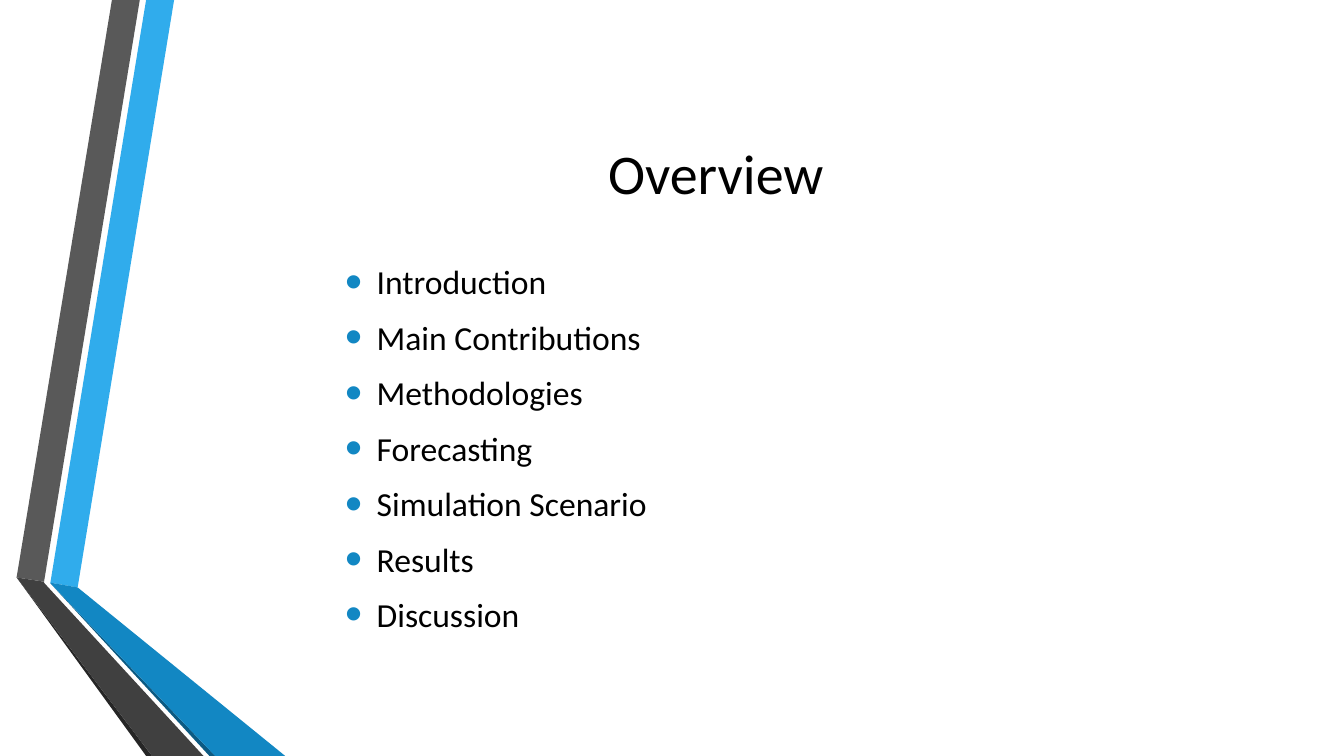
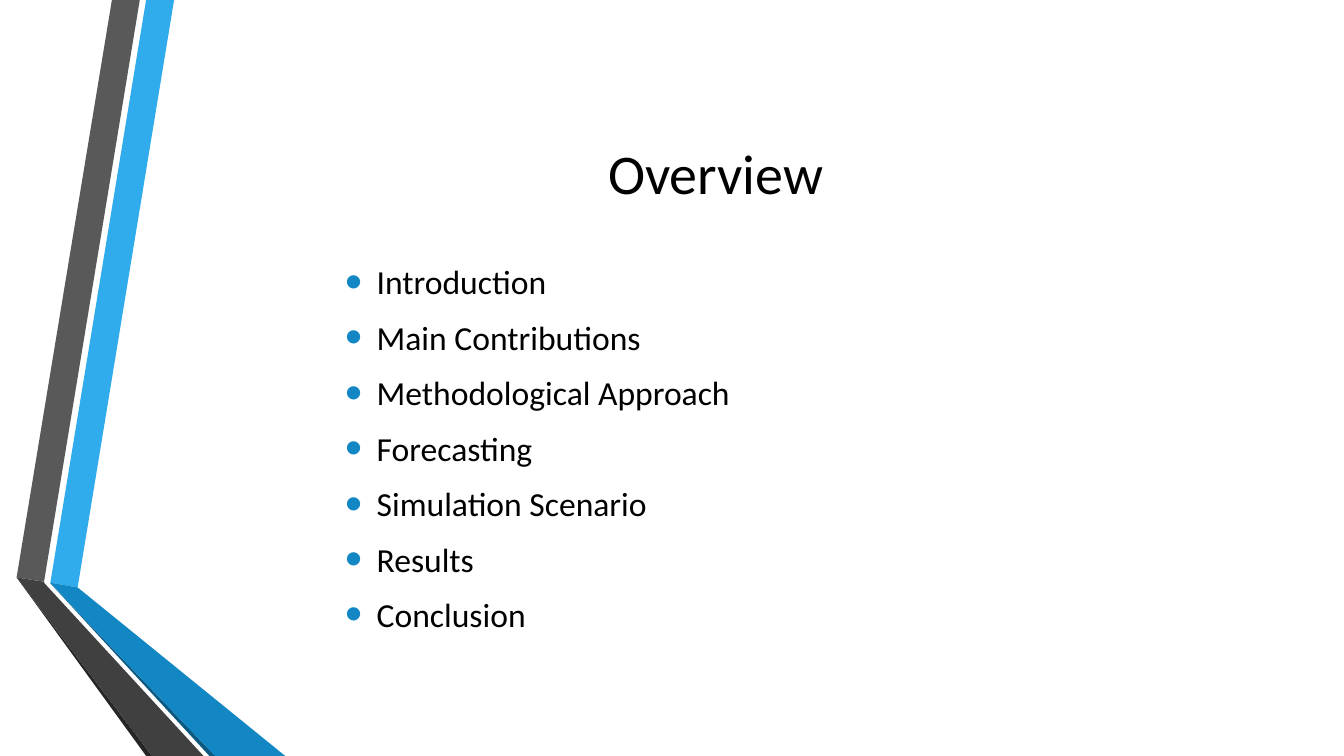
Before and after one commit to and2egg/diploma-thesis, a slide deck: slide 2 of Presentation/Cost aware resource management in distributed cloud data centers.pptx. Drawn at 1344x756 pixels with LibreOffice and Linux fonts; fonts in the diff are those of the drawing; background and template pictures are left out. Boxes give left, top, right and bottom in pixels: in the first picture for what was removed or moved away, otherwise in the second. Text is boxed around its words. In the diff, an @@ line names an element or a change of style, - is before the commit and + after.

```diff
--- a/Presentation/Cost aware resource management in distributed cloud data centers.pptx
+++ b/Presentation/Cost aware resource management in distributed cloud data centers.pptx
@@ text at (x1=377, y1=381, x2=729, y2=411): text changed @@
-• Methodologies
+• Methodological Approach
@@ text at (x1=377, y1=603, x2=526, y2=628): text changed @@
-• Discussion
+• Conclusion
```
Also in this commit, not shown: 24 slides added, 1 slide removed, 36 other files.
